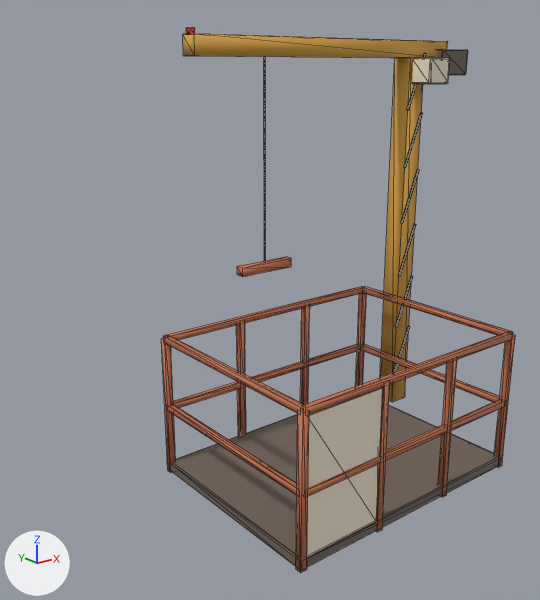
The glTF model public/models/era_datacentre_build.glb, before and after one commit.
Rendered twice from a 50 mm lens placed at (-10.73, -11.0, 8.82), pointed at (-1.3, 0.78, 4.11). Arrows for +X, +Y and +Z are at lower left; the lights stay in place. The older version comes first. Mesh edges are drawn as thin lines. Vertices at exactly the same position are counted once.

Objects in the first picture: 'era_datacentre_build'.
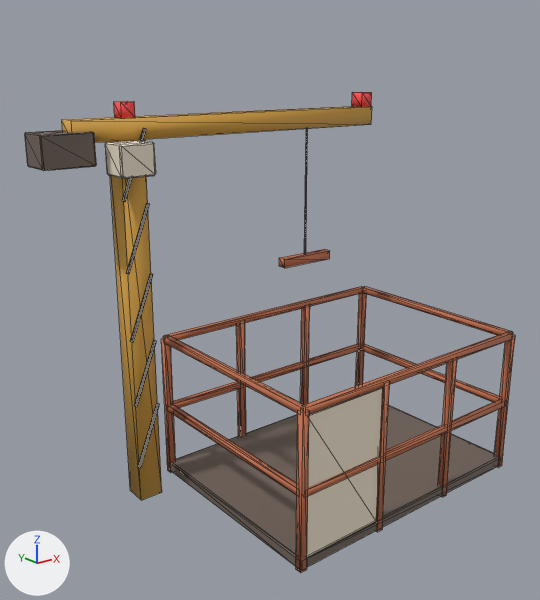
Diff of the bpy script that builds the scene:
```diff
--- a/public/models/era_datacentre_build.glb.py
+++ b/public/models/era_datacentre_build.glb.py
@@ me_era_datacentre_build @@
 # used by ob_era_datacentre_build; location = (0.0, 0.0, 0.12)
-me_era_datacentre_build.from_pydata(...)  # 340 vertices, 556 faces; spans x -3.07..5.7, y -2.32..2.32, z -0.12..9.39
+me_era_datacentre_build.from_pydata(...)  # 336 vertices, 548 faces; spans x -5.7..3.07, y -2.32..2.32, z -0.12..8.1
+# me_era_datacentre_build part 1: the loose piece of 24 vertices spanning x 4.7..5.7, y 1.5..2.2, z 8.47..9.07 is moved by (-10.4, 0.0, -1.5)
+# me_era_datacentre_build part 2: the loose piece of 8 vertices spanning x -1.3..0.1, y 1.75..1.95, z 4.28..4.47 is moved by (1.2, 0.0, 0.0)
+# me_era_datacentre_build part 3: the loose piece of 24 vertices spanning x 3.75..4.45, y 1.05..1.65, z 8.27..8.88 is moved by (-8.2, 0.0, -1.5)
+# me_era_datacentre_build part 4: the loose piece of 8 vertices spanning x -2.45..5.05, y 1.65..2.05, z 8.88..9.27 is moved by (-2.6, 0.0, -1.5)
+# me_era_datacentre_build part 5: a new loose piece, a box spanning x -4.15..-3.65, y 1.6..2.1, z -0.12..7.38, in mat_pal_fabric_mustard (orange #d8a444)
+# me_era_datacentre_build part 6: the loose piece of 12 vertices spanning x 3.62..4.18, y 1.56..1.62, z 3.47..4.78 is moved by (-7.8, 0.0, -2.8)
+# me_era_datacentre_build part 7: a new loose piece, a 6-sided cylinder along z spanning x 0.585..0.615, y 1.837..1.863, z 4.475..7.375, in mat_pal_ink (dark grey #2a2630)
+# me_era_datacentre_build part 8: a new loose piece, a box spanning x -4.04..-3.76, y 1.71..1.99, z 7.78..8.06, in mat_pal_led_red (red #ff4d4d)
+# me_era_datacentre_build part 9: a new loose piece, a box spanning x 2.14..2.46, y 1.69..2.01, z 7.78..8.1, in mat_pal_led_red (red #ff4d4d)
+# me_era_datacentre_build part 10: 8 loose pieces with 88 vertices, spanning x -2.46..4.18, y 1.56..2.1, z -0.12..9.39, are deleted
+# me_era_datacentre_build part 11
+# 28 vertices are added at x -4.18..-3.64, y 1.56..1.62, z 2.07..6.28
+# 20 new vertices lie (0.52, 0.0, 1.3) away from vertices in x -4.18..-4.14, y 1.56..1.62, z 2.07..6.28
+# 80 new faces join them, mat_pal_ink (dark grey #2a2630)
 me_era_datacentre_build.materials.append(mat_pal_slab_edge)
```

What differs and where, as boxes (x1, y1, x2, y2) in the pictures (540 x 600 px; the box of a moved part takes in the faces that stretch with it):
'era_datacentre_build', reshaped (39% wider, 12% shorter)
    before: (162, 28, 515, 573)
    after: (25, 92, 515, 573)
part 1 of me_era_datacentre_build, moved or reshaped
    before: (438, 49, 468, 75)
    after: (25, 130, 96, 171)
part 2 of me_era_datacentre_build, moved or reshaped
    before: (237, 257, 291, 277)
    after: (279, 249, 330, 268)
part 3 of me_era_datacentre_build, moved or reshaped
    before: (412, 58, 450, 84)
    after: (105, 140, 155, 179)
part 4 of me_era_datacentre_build, moved or reshaped
    before: (183, 33, 448, 58)
    after: (62, 106, 372, 143)
part 5 of me_era_datacentre_build, added (orange)
    after: (110, 140, 162, 500)
part 6 of me_era_datacentre_build, moved or reshaped
    before: (398, 224, 416, 276)
    after: (138, 403, 159, 468)
part 7 of me_era_datacentre_build, added
    after: (304, 129, 307, 254)
part 8 of me_era_datacentre_build, added
    after: (114, 101, 135, 118)
part 9 of me_era_datacentre_build, added
    after: (352, 92, 372, 107)
part 10 of me_era_datacentre_build, deleted
    before: (186, 28, 426, 402)
part 11 of me_era_datacentre_build, added
    after: (122, 128, 156, 407)
